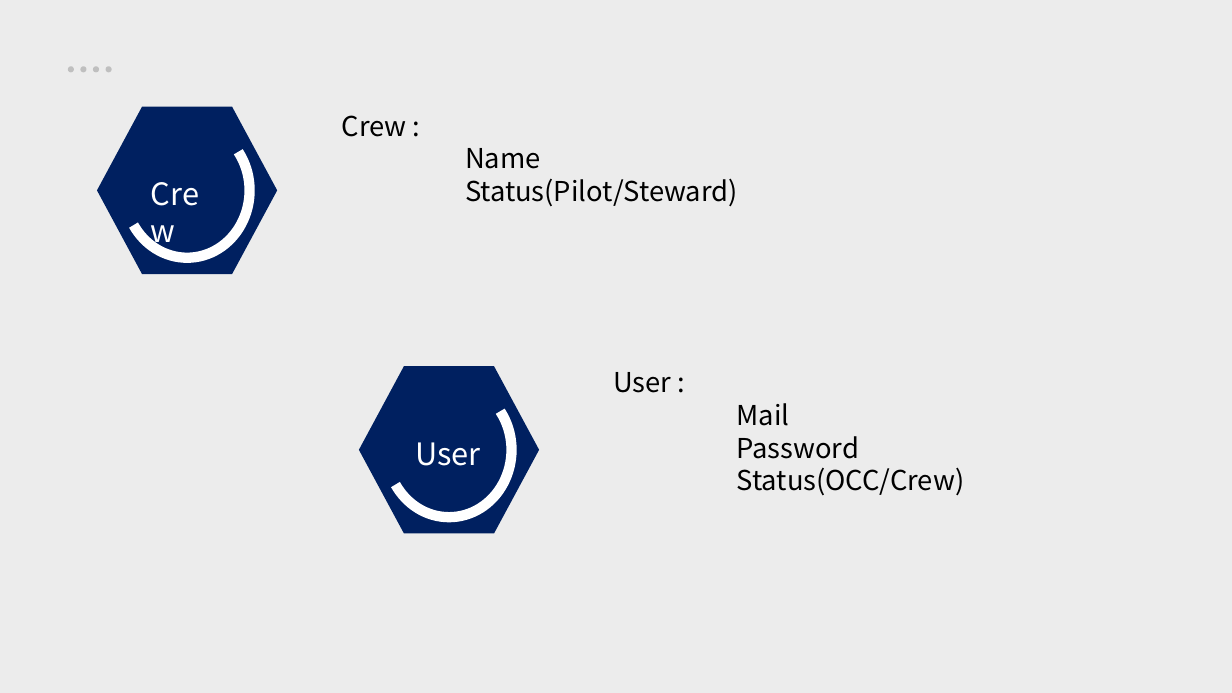
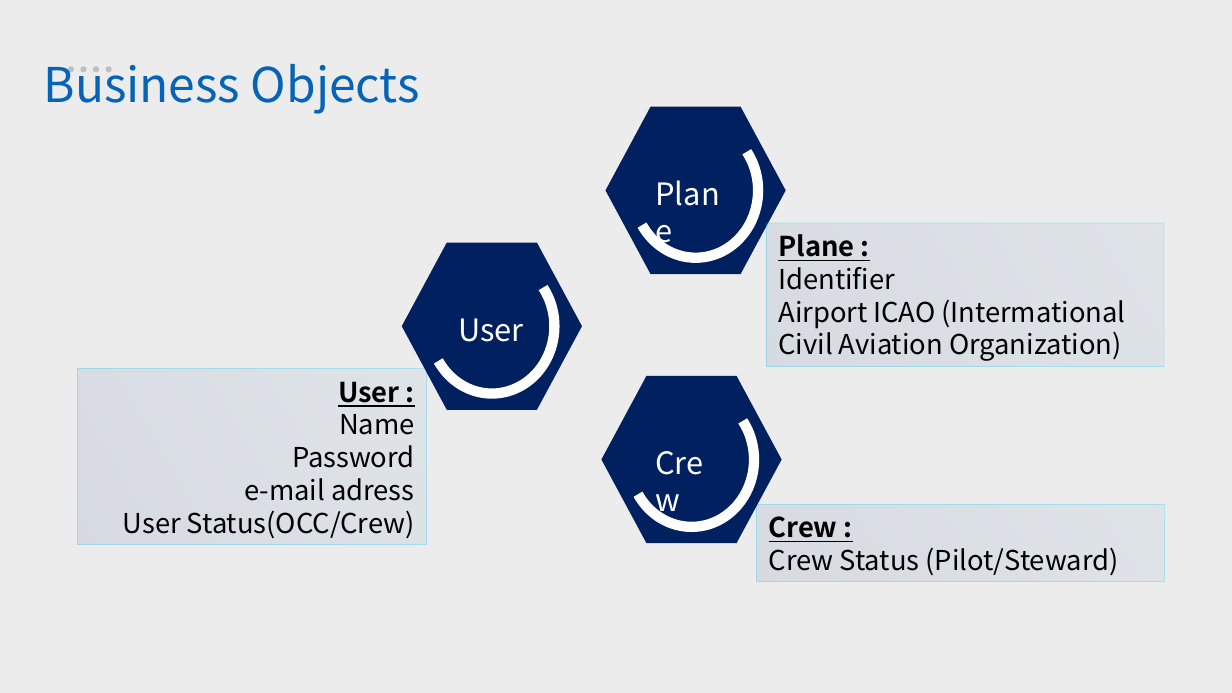
Before and after one commit to Samiaksabi/GL-M1, a slide deck: slide 6 of presentation/presentation.odp (slide 7 before the commit). Drawn at 1232x693 pixels with LibreOffice and Linux fonts; fonts in the diff are those of the drawing. Boxes give left, top, right and bottom in pixels: in the first picture for what was removed or moved away, otherwise in the second. Text is boxed around its words. In the diff, an @@ line names an element or a change of style, - is before the commit and + after.

```diff
--- a/presentation/presentation.odp
+++ b/presentation/presentation.odp
@@ text added at (44, 64, 420, 114), 28 pt, text #0563B8 @@
+Business Objects
@@ text removed at (342, 115, 738, 207) @@
-Crew :
-Name
-Status(Pilot/Steward)
@@ hexagon: place and size @@
-hexagon at (97, 107, 277, 275)
+hexagon at (605, 107, 785, 275)
@@ freeform shape: place and size @@
-freeform shape at (124, 123, 249, 257)
+freeform shape at (633, 123, 758, 257)
@@ text added at (643, 169, 748, 218), 18 pt, text #FFFFFF @@
+Plane
@@ rectangle added at (766, 223, 1164, 366), fill gradient #729FCF to #204A87, outline #00CCFF 0.51 pt, 16 pt, text #000000 @@
+Plane :
+Identifier
+Airport ICAO (Intermational Civil Aviation Organization)
@@ hexagon added at (402, 243, 582, 410), fill #002060 @@
@@ freeform shape added at (430, 259, 554, 393), outline #FFFFFF 6.01 pt @@
@@ text "User": place and size @@
-text "User" at (415, 442, 481, 466)
+text "User" at (458, 318, 524, 342)
@@ rectangle added at (78, 368, 428, 545), fill gradient #729FCF to #204A87, outline #00CCFF 0 pt, 16 pt, text #000000 @@
+User :
+Name
+Password
+e-mail adress
+User Status(OCC/Crew)
@@ hexagon: place and size @@
-hexagon at (359, 366, 538, 533)
+hexagon at (601, 376, 781, 543)
@@ text removed at (613, 372, 965, 496) @@
-User :
-Mail
-Password
-Status(OCC/Crew)
@@ freeform shape: place and size @@
-freeform shape at (387, 382, 511, 516)
+freeform shape at (630, 392, 754, 526)
@@ text "Crew": place and size @@
-text "Crew" at (139, 169, 237, 218)
+text "Crew" at (643, 439, 740, 488)
@@ rectangle added at (756, 504, 1164, 582), fill gradient #729FCF to #204A87, outline #00CCFF 0 pt, 16 pt, text #000000 @@
+Crew :
+Crew Status (Pilot/Steward)
```
Also in this commit, not shown: 4 other slides changed, 1 other file.
